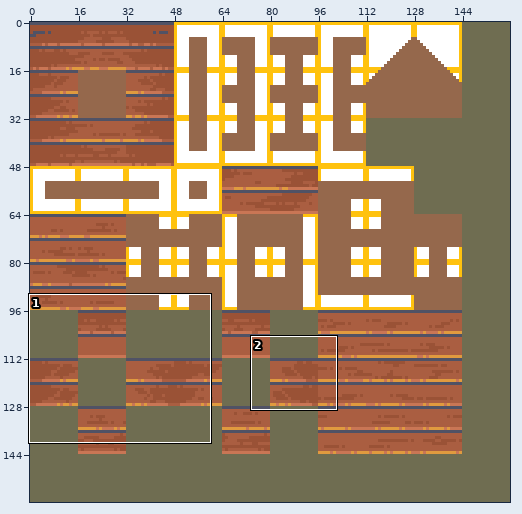
Sprite sheet: images/experimental/rpg/floorboards-c.png. The picture above shows the old version from afar; the outline marks the close-up.
Close-up. Before:
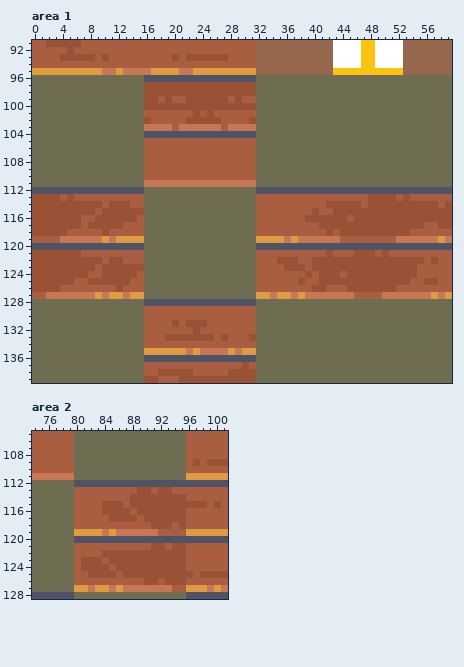
The file is 160x160 pixels. Shown: area 1: x 0..59, y 91..139; area 2: x 74..101, y 105..128. The commit also changed other parts of the picture, which this record leaves out.
The same view after the edit:
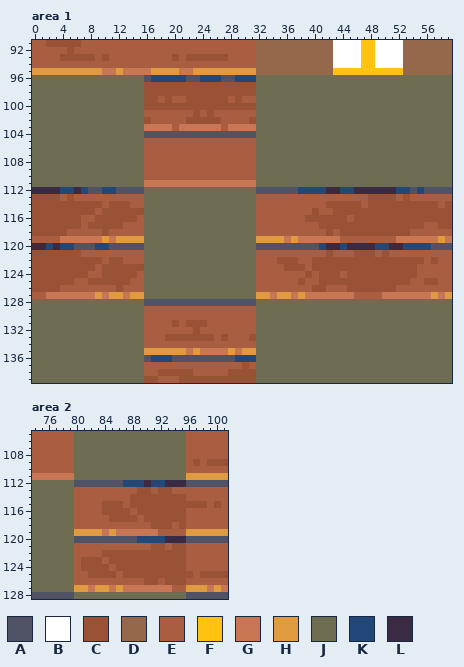
Palette (. is transparent): A #505265  B #ffffff  C #9a5236  D #95684c  E #aa5e41  F #ffc20e  G #c97655  H #e09a3f  J #6f6d51  K #224879  L #3a2a44
From old to new:
Area 1:
y 96: x 17..21 AAAAA -> KKKKK; x 24..26 AAA -> KKK; x 29..31 AAA -> KKK
y 112: x 0..7 AAAAAAAA -> LLLLKKLK; x 10..11 AA -> KK; x 38..53 AAAAAAAAAAAAAAAA -> KKKKLLKKLLLLLLKK; x 55 A -> K
y 120: x 0..5 AAAAAA -> LLKLKK; x 9..10 AA -> KK; x 41..56 AAAAAAAAAAAAAAAA -> KLLKLLLLKKLLKKKK
y 136: x 17..19 AAA -> KKK; x 29..31 AAA -> KKK
Area 2:
y 112: x 87..95 AAAAAAAAA -> KKKLKKLLL
y 120: x 89..95 AAAAAAA -> KKKKLLL
